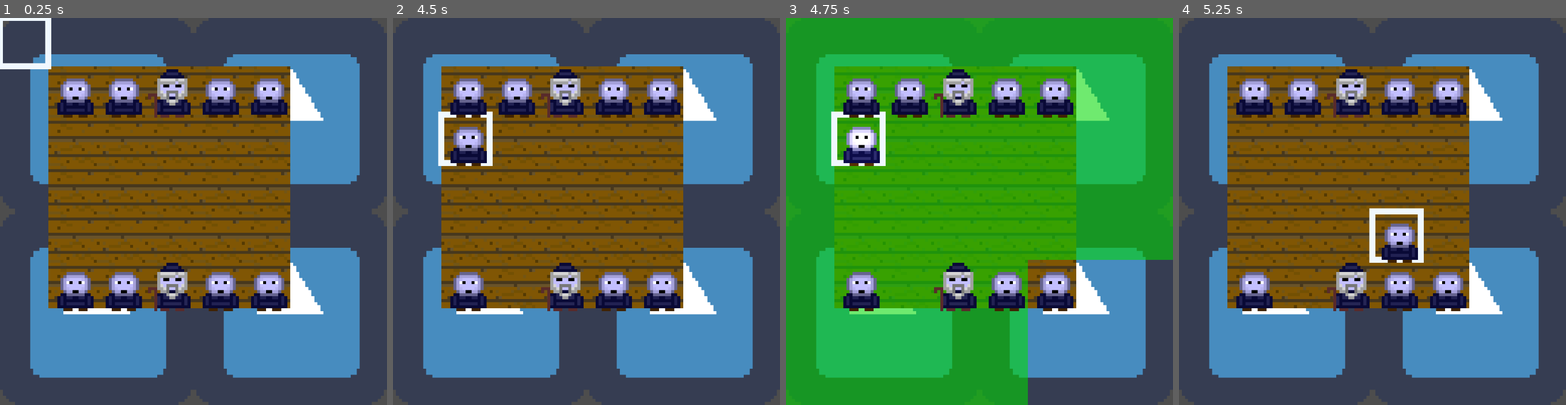
Above: before the commit, frames 1-4 (left to right).
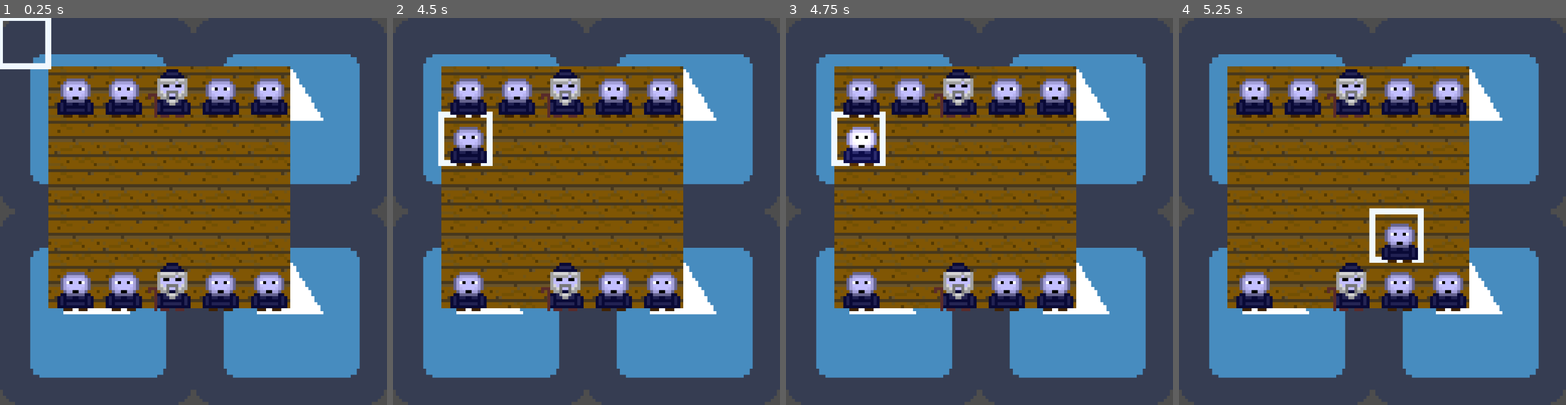
Above: after the commit, the same moments.

Repository: JoaoVitor615/onitama
Game: Godot game, scene res://Main.tscn
Two runs of this game, one before a commit and one after it. Both use one fixed random seed, a clock stepped at 60 frames per second and the inputs below. The engine's default icon, where the game draws it, is replaced by a stand-in: a white triangle on a blue panel in a dark square.
Inputs (mouse positions are in pixels of both pictures, inside the frame that each line leads up to):
- Up to frame 1 (0.25 s): no input
- Up to frame 2 (4.5 s): tap Enter (ui_accept) at 0.5, 0.77, 1.25, 1.52, 2, 2.75, 3.02, 3.77, 4.25 s; move the mouse to (671, 192) at 0.52 s; press the mouse at (671, 192) at 0.53 s; hold Right (ui_right) 0.53-1.28 s; move the mouse to (509, 230) at 1.27 s; release the mouse at (509, 230) at 1.28 s; hold Down (ui_down) 1.28-2.03 s; click (509, 230) at 1.35 s; move the mouse to (625, 126) at 2.02 s; press the mouse at (625, 126) at 2.03 s; hold Right (ui_right) 2.03-2.78 s; move the mouse to (567, 288) at 2.77 s; release the mouse at (567, 288) at 2.78 s; hold Up (ui_up) 2.78-3.53 s; click (567, 288) at 2.85 s; move the mouse to (702, 269) at 3.52 s; press the mouse at (702, 269) at 3.53 s; hold Left (ui_left) from 3.53 s (still down); move the mouse to (470, 153) at 4.27 s; release the mouse at (470, 153) at 4.28 s; click (470, 153) at 4.35 s
- Up to frame 3 (4.75 s): keep holding Left (ui_left); tap Enter (ui_accept) at 4.52 s
- Up to frame 4 (5.25 s): move the mouse to (1391, 211) at 5.02 s; release Left (ui_left) at 5.03 s; press the mouse at (1391, 211) at 5.03 s; hold Down (ui_down) from 5.03 s (still down)

Frames 1-2 are identical in both runs. In frame 3, 78% of the frame differs, in the area x 0-100%, y 0-100%; in frame 4, nothing differs.

Commit message:
fix: some trials with overlay

Diff:
--- /dev/null
+++ b/game/GameBoard/Cards.gd
@@ -0,0 +1 @@
+extends Node
--- a/game/GameBoard/Movements.gd
+++ /dev/null
@@ -1,19 +0,0 @@
-extends Node
-var cards = { # movement: [[x, y], [x, y]] - piece is [0, 0]
-	"Tiger"     : {"name": "Tiger",    "movement": [Vector2(0, -2), Vector2(0, 1)], "stamp": "red"},
-	"Crab"      : {"name": "Crab",     "movement": [Vector2(-2, 0), Vector2(2, 0), Vector2(0, 1)], "stamp": "blue"},
-	"Monkey"    : {"name": "Monkey",   "movement": [Vector2(-1,-1), Vector2(1, 1), Vector2(1, -1), Vector2(-1, 1)], "stamp": "blue"},
-	"Crane"     : {"name": "Crane",    "movement": [Vector2(-1, 1), Vector2(1, 1), Vector2(0, -1)], "stamp": "blue"},
-	"Dragon"    : {"name": "Dragon",   "movement": [Vector2(-2, -1), Vector2(-1, 1), Vector2(1, 1), Vector2(2, -1)], "stamp": "red"},
-	"Elephant"  : {"name": "Elephant", "movement": [Vector2(-1, 0), Vector2(-1, 1), Vector2(1, 0), Vector2(1, 1)], "stamp": "red"},
-	"Mantis"    : {"name": "Mantis",   "movement": [Vector2(-1, -1), Vector2(1, -1), Vector2(0, 1)], "stamp": "red"},
-	"Boar"      : {"name": "Boar",     "movement": [Vector2(-1, 0), Vector2(0, -1), Vector2(1, 0)], "stamp": "red"},
-	"Frog"      : {"name": "Frog",     "movement": [Vector2(-2, 0), Vector2(-1, 1), Vector2(1, -1)], "stamp": "red"},
-	"Goose"     : {"name": "Goose",    "movement": [Vector2(-1, 0), Vector2(-1, 1), Vector2(1, 0), Vector2(1, -1)], "stamp": "blue"},
-	"Horse"     : {"name": "Horse",    "movement": [Vector2(-1, 0), Vector2(0, -1), Vector2(0, 1)], "stamp": "red"},
-	"Eel"       : {"name": "Eel",      "movement": [Vector2(-1, 1), Vector2(-1, 0), Vector2(1, -1)], "stamp": "blue"},
-	"Rabbit"    : {"name": "Rabbit",   "movement": [Vector2(1, -1), Vector2(2, 0), Vector2(-1, 1)], "stamp": "blue"},
-	"Rooster"   : {"name": "Rooster",  "movement": [Vector2(-1, 1), Vector2(0, -1), Vector2(1, 0), Vector2(1, -1)], "stamp": "red"},
-	"Ox"        : {"name": "Ox",       "movement": [Vector2(0, -1), Vector2(1, 0), Vector2(0, 1)], "stamp": "blue"},
-	"Cobra"     : {"name": "Cobra",    "movement": [Vector2(-1, 0), Vector2(1, 1), Vector2(1, -1)], "stamp": "red"}
-}
--- a/game/GameBoard/UnitPath.gd
+++ b/game/GameBoard/UnitPath.gd
@@ -15,7 +15,7 @@
 
 
 ## Finds and draws the path between `cell_start` and `cell_end`
-func draw(cell_start: Vector2, cell_end: Vector2) -> void:
+func draw(cell_start: Vector2i, cell_end: Vector2i) -> void:
 	clear()
 	current_path = _pathfinder.calculate_point_path(cell_start, cell_end)
 	set_cells_terrain_connect(current_path, 0, 0)
--- a/game/UnitOverlay/UnitOverlay.gd
+++ b/game/UnitOverlay/UnitOverlay.gd
@@ -2,9 +2,31 @@
 class_name UnitOverlay
 extends TileMapLayer
 
-
-## Fills the tilemap with the cells, giving a visual representation of the cells a unit can walk.
+#
+#var cards = { # movement: [[x, y], [x, y]] - piece is [0, 0]
+	#"Tiger"     : [[0, -2], [0, 1]]},
+	#"Crab"      : [[-2, 0], [2, 0], [0, 1]]},
+	#"Monkey"    : [[-1,-1], [1, 1], [1, -1], [-1, 1]]},
+	#"Crane"     : [[-1, 1], [1, 1], [0, -1]]},
+	#"Dragon"    : [[-2, -1], [-1, 1], [1, 1], [2, -1]]},
+	#"Elephant"  : [[-1, 0], [-1, 1], [1, 0], [1, 1]]},
+	#"Mantis"    : [[-1, -1], [1, -1], [0, 1]]},
+	#"Boar"      : [[-1, 0], [0, -1], [1, 0]]},
+	#"Frog"      : [[-2, 0], [-1, 1], [1, -1]]},
+	#"Goose"     : [[-1, 0], [-1, 1], [1, 0], [1, -1]]},
+	#"Horse"     : [[-1, 0], [0, -1], [0, 1]]},
+	#"Eel"       : [[-1, 1], [-1, 0], [1, -1]]},
+	#"Rabbit"    : [[1, -1], [2, 0], [-1, 1]]},
+	#"Rooster"   : [[-1, 1], [0, -1], [1, 0], [1, -1]]},
+	#"Ox"        : [[0, -1], [1, 0], [0, 1]]},
+	#"Cobra"     : [[-1, 0], [1, 1], [1, -1]]}
+#}
+## Fills the tilemap with the cells, giving a visual representation of the cells
+## a unit can walk.
 func draw(cells: Array) -> void:
 	clear()
+	var test_card: Dictionary = { "Tiger" : { "name" : "Tiger", "movements" : [[0, -2], [0, 1]]}}
 	for cell in cells:
-		set_cell(cell, 0, Vector2i(0,0))
+		for card in test_card.values():
+			for mov in card["movements"]:
+				set_cell(cell, 0, Vector2i(mov[0], mov[1]))
--- a/game/UnitOverlay/unit_overlay_tileset.tres
+++ b/game/UnitOverlay/unit_overlay_tileset.tres
@@ -1,19 +1,32 @@
-[gd_resource type="TileSet" load_steps=2 format=2]
+[gd_resource type="TileSet" load_steps=3 format=3 uid="uid://cbikbusq2r0vs"]
 
-[ext_resource path="res://UnitOverlay/tileset_unit_overlay.svg" type="Texture" id=1]
+[ext_resource type="Texture2D" uid="uid://bavjy1odiaew5" path="res://UnitOverlay/tileset_unit_overlay.svg" id="1"]
+
+[sub_resource type="TileSetAtlasSource" id="TileSetAtlasSource_ecsnw"]
+texture = ExtResource("1")
+texture_region_size = Vector2i(80, 80)
+0:0/next_alternative_id = 8
+0:0/0 = 0
+0:0/1 = 1
+0:0/1/flip_h = true
+0:0/2 = 2
+0:0/2/flip_v = true
+0:0/3 = 3
+0:0/3/flip_h = true
+0:0/3/flip_v = true
+0:0/4 = 4
+0:0/4/transpose = true
+0:0/5 = 5
+0:0/5/flip_h = true
+0:0/5/transpose = true
+0:0/6 = 6
+0:0/6/flip_v = true
+0:0/6/transpose = true
+0:0/7 = 7
+0:0/7/flip_h = true
+0:0/7/flip_v = true
+0:0/7/transpose = true
 
 [resource]
-0/name = "tileset_unit_overlay.svg 0"
-0/texture = ExtResource( 1 )
-0/tex_offset = Vector2( 0, 0 )
-0/modulate = Color( 1, 1, 1, 1 )
-0/region = Rect2( 0, 0, 80, 80 )
-0/tile_mode = 0
-0/occluder_offset = Vector2( 0, 0 )
-0/navigation_offset = Vector2( 0, 0 )
-0/shape_offset = Vector2( 0, 0 )
-0/shape_transform = Transform2D( 1, 0, 0, 1, 0, 0 )
-0/shape_one_way = false
-0/shape_one_way_margin = 0.0
-0/shapes = [  ]
-0/z_index = 0
+tile_size = Vector2i(80, 80)
+sources/0 = SubResource("TileSetAtlasSource_ecsnw")
Not shown, added: game/GameBoard/Cards.gd.uid
Not shown, removed: game/GameBoard/Movements.gd.uid
Not shown: 1 places in game/UnitOverlay/UnitOverlay.tscn that only renumber resources
